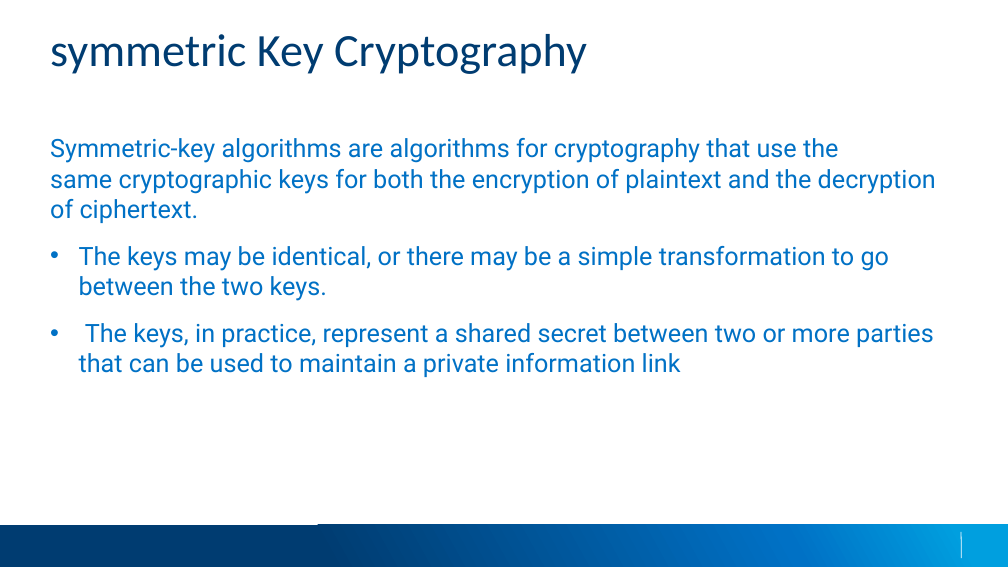
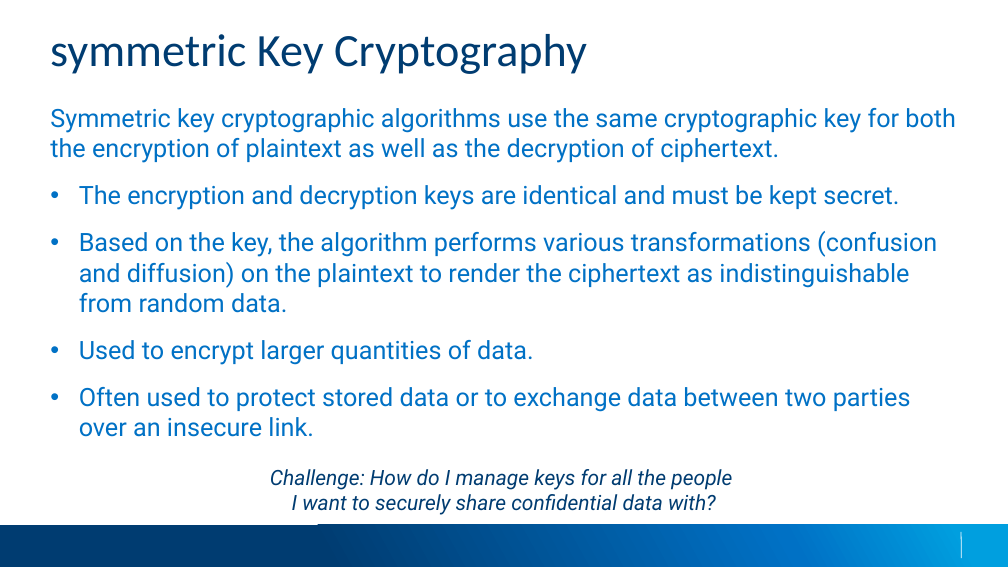
Before and after one commit to applesauce49/lincoln_high, a slide deck: slide 7 of presos/LincolnHighVisit-2023.pptx. Drawn at 1008x567 pixels with LibreOffice and Linux fonts; fonts in the diff are those of the drawing; background and template pictures are left out. Boxes give left, top, right and bottom in pixels: in the first picture for what was removed or moved away, otherwise in the second. Text is boxed around its words. In the diff, an @@ line names an element or a change of style, - is before the commit and + after.

Commit message:
Made minor tweaks to slide deck.

```diff
--- a/presos/LincolnHighVisit-2023.pptx
+++ b/presos/LincolnHighVisit-2023.pptx
@@ text at [50,108,956,437]: text changed @@
-Symmetric-key algorithms are algorithms for cryptography that use the same cryptographic keys for both the encryption of plaintext and the decryption of ciphertext.
-• The keys may be identical, or there may be a simple transformation to go between the two keys.
-• The keys, in practice, represent a shared secret between two or more parties that can be used to maintain a private information link
+Symmetric key cryptographic algorithms use the same cryptographic key for both the encryption of plaintext as well as the decryption of ciphertext.
+• The encryption and decryption keys are identical and must be kept secret.
+• Based on the key, the algorithm performs various transformations (confusion and diffusion) on the plaintext to render the ciphertext as indistinguishable from random data.
+• Used to encrypt larger quantities of data.
+• Often used to protect stored data or to exchange data between two parties over an insecure link.
@@ text added at [270,469,732,515], 20 pt, text #003C71, italic @@
+Challenge: How do I manage keys for all the people
+I want to securely share confidential data with?
```
Also in this commit, not shown: 10 other slides changed.
